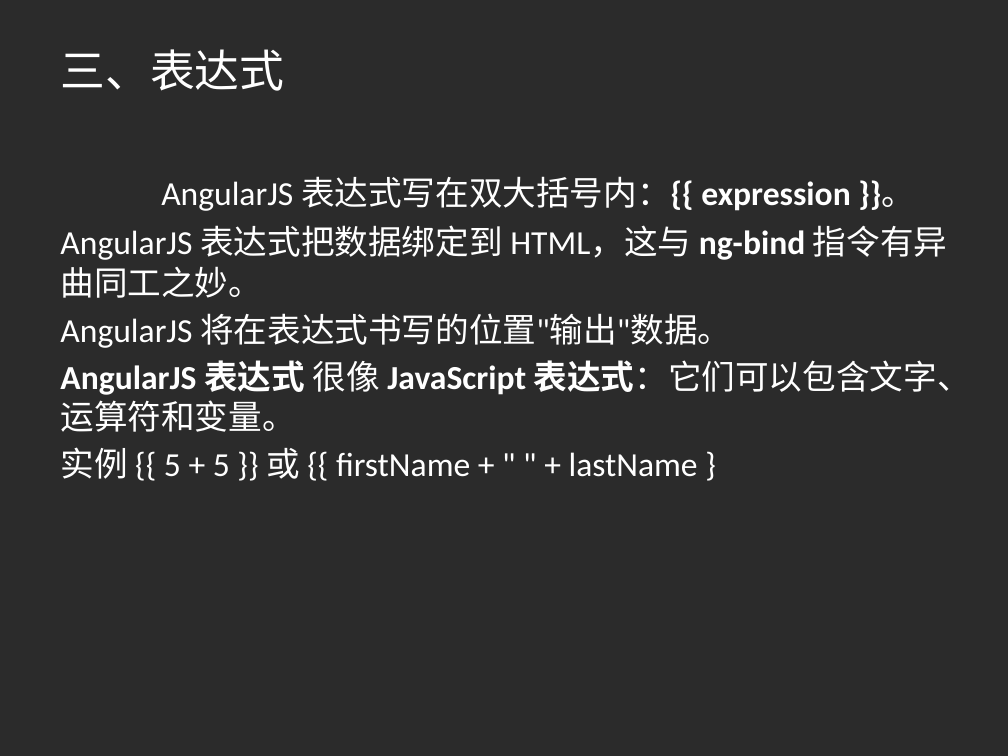
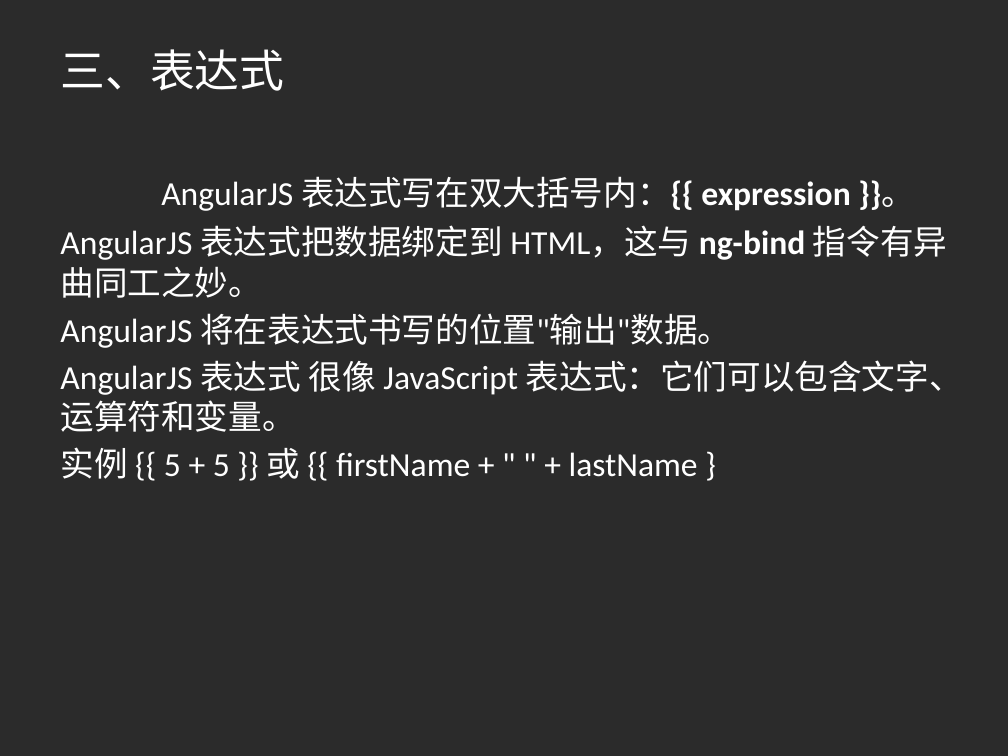
Before and after one commit to zhengqi900/angular, a slide deck: slide 5 of AngularJS.pptx (slide 6 before the commit). Drawn at 1008x756 pixels with LibreOffice and Linux fonts; fonts in the diff are those of the drawing; background and template pictures are left out; a plain dark background stands for a picture behind light text. Boxes give left, top, right and bottom in pixels: in the first picture for what was removed or moved away, otherwise in the second. Text is boxed around its words. In the diff, an @@ line names an element or a change of style, - is before the commit and + after.

Commit message:
up

```diff
--- a/AngularJS.pptx
+++ b/AngularJS.pptx
@@ text at (60,360,963,432): bold off in "AngularJS 表达式 JavaScript 表达式：它们可以包含文字、运算符和变量。" @@
```
